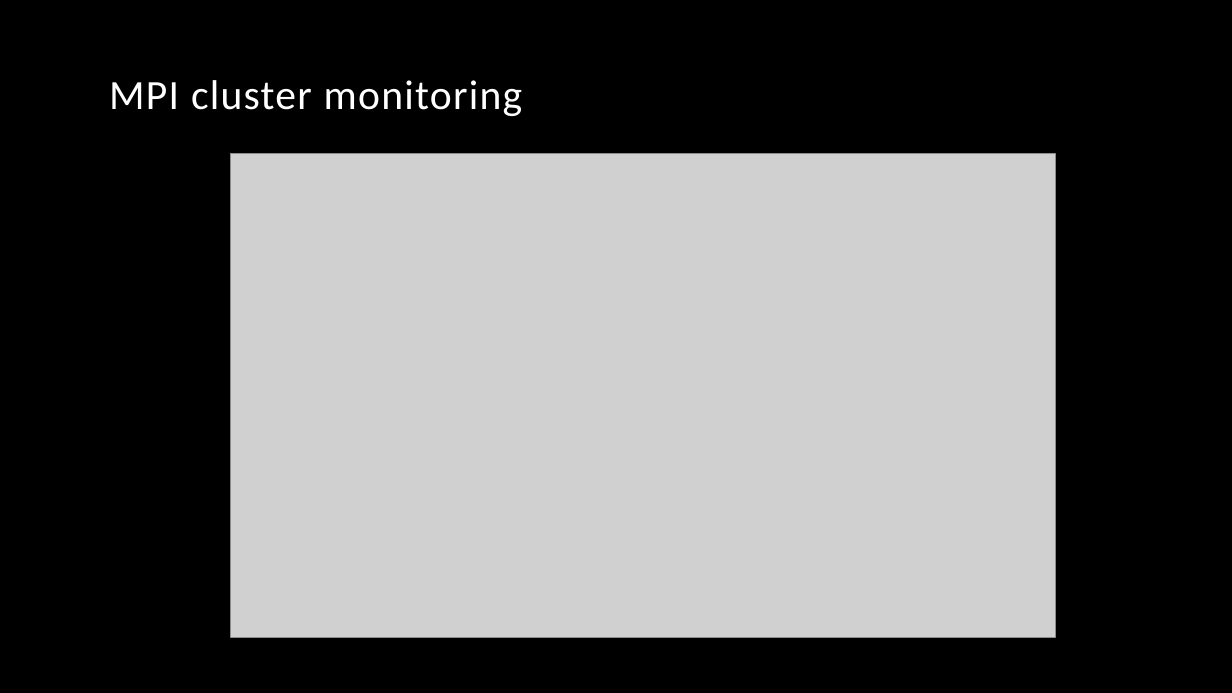
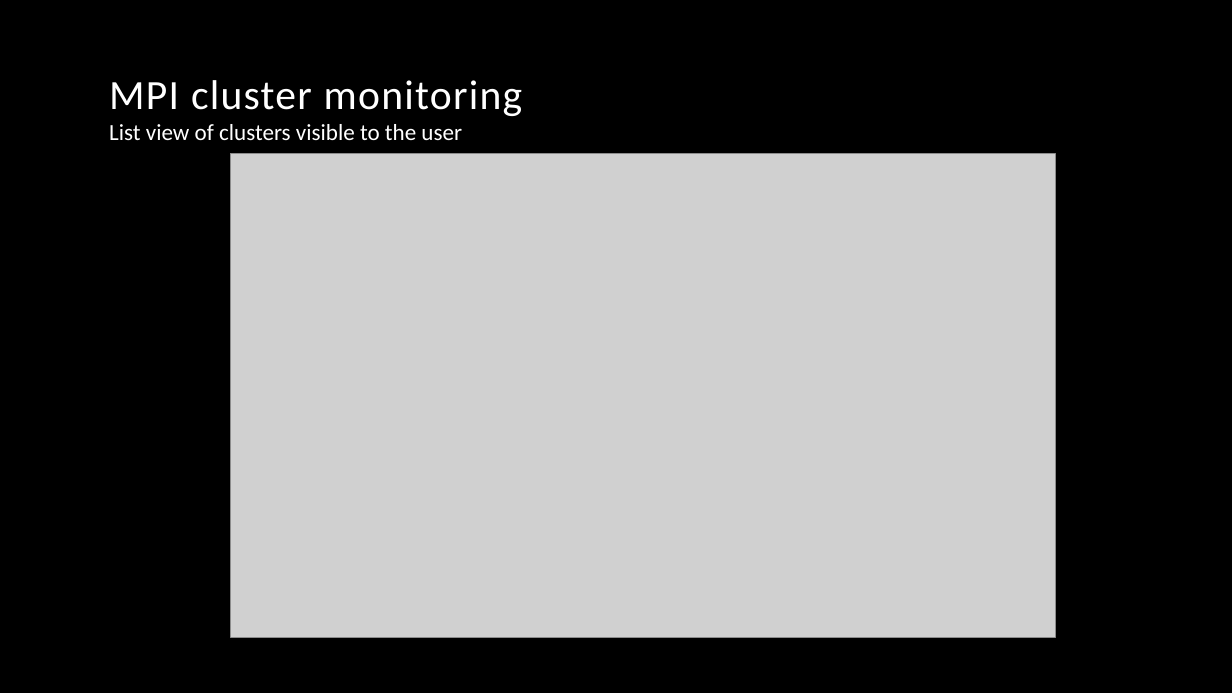
Before and after one commit to vincentpaul12/SkyLab-Files, a slide deck: slide 13 of pcsc_skylab.pptx (slide 14 before the commit). Drawn at 1232x693 pixels with LibreOffice and Linux fonts; fonts in the diff are those of the drawing; grey boxes stand for pictures; background and template pictures are left out. Boxes give left, top, right and bottom in pixels: in the first picture for what was removed or moved away, otherwise in the second. Text is boxed around its words. In the diff, an @@ line names an element or a change of style, - is before the commit and + after.

```diff
--- a/pcsc_skylab.pptx
+++ b/pcsc_skylab.pptx
@@ text added at (x1=109, y1=124, x2=462, y2=140), 18 pt, text #FFFFFF @@
+List view of clusters visible to the user
```
Also in this commit, not shown: 7 other slides changed, 7 slides added, 4 slides removed.
